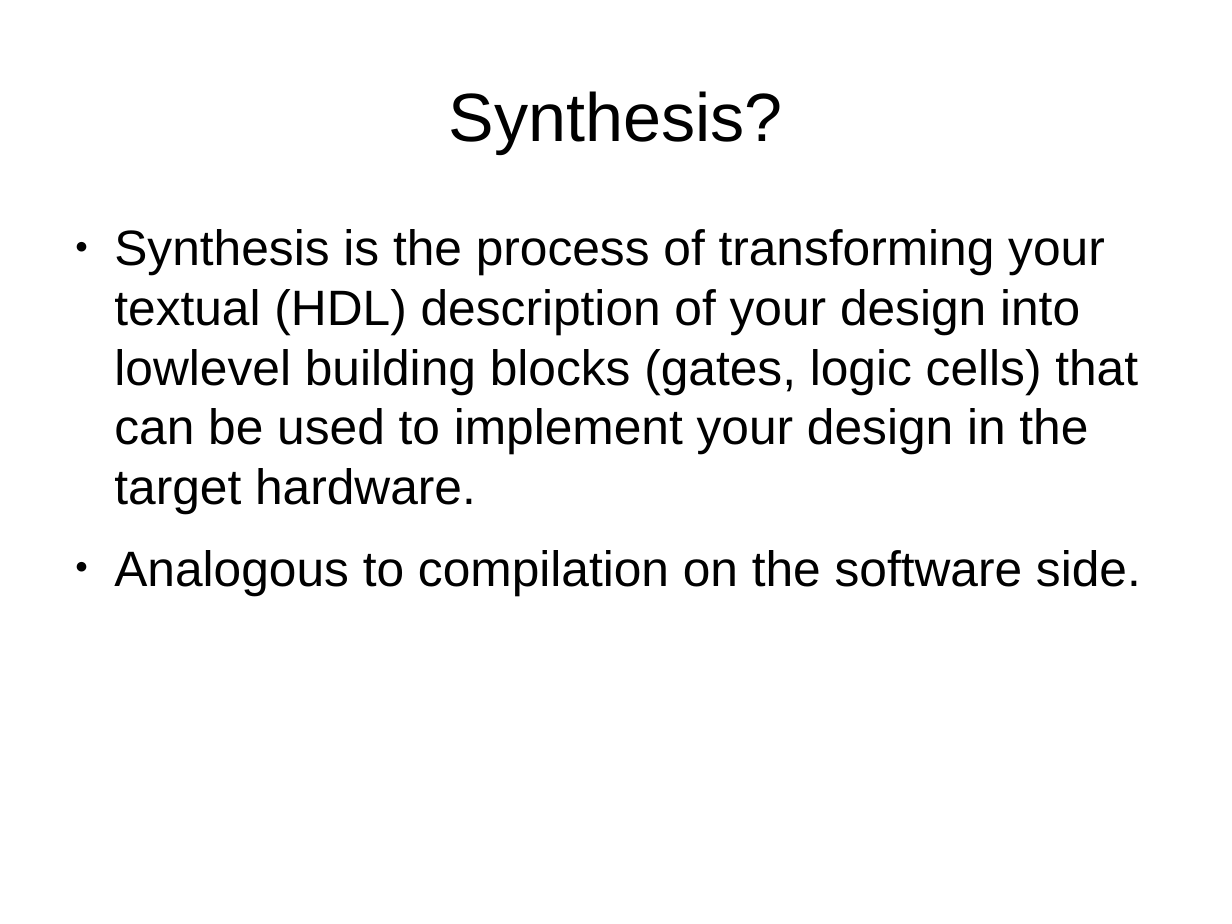
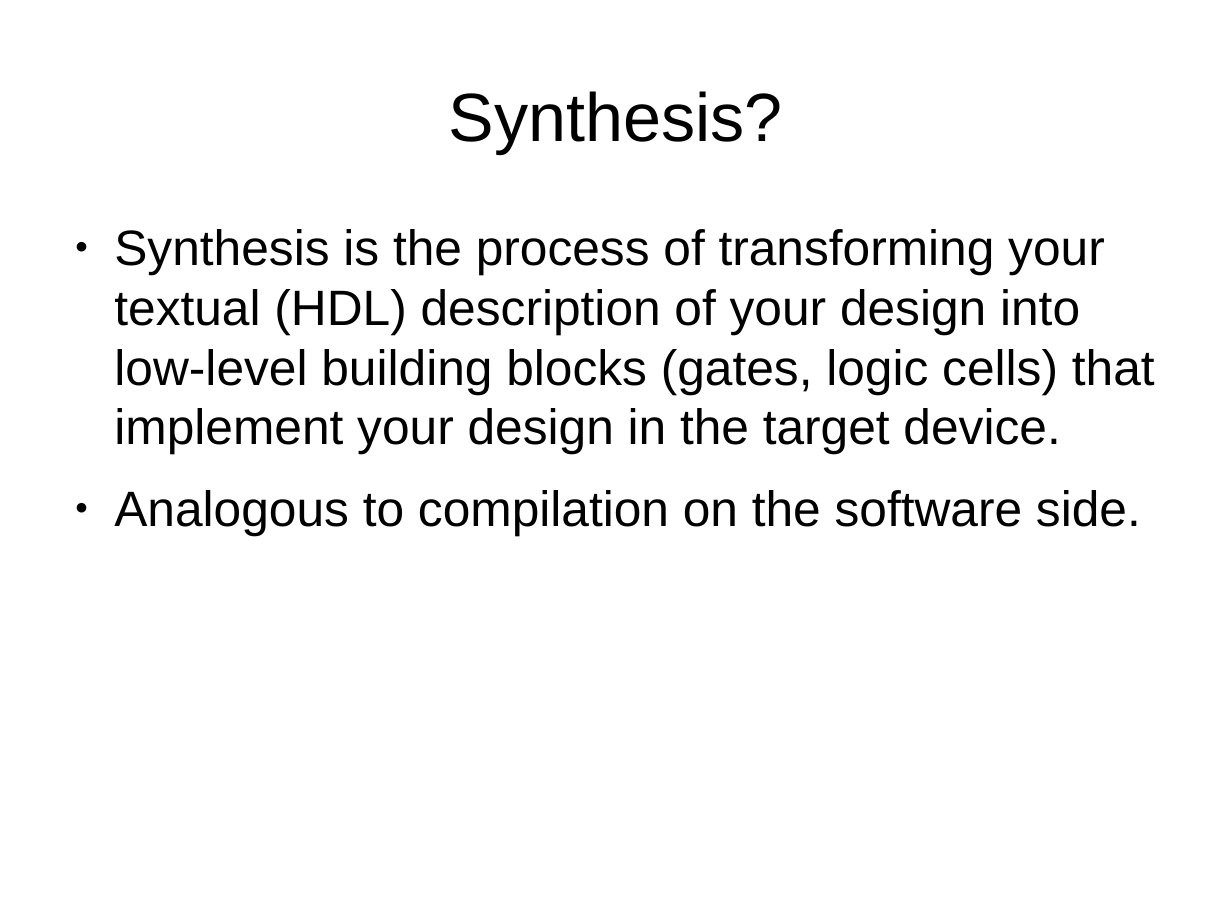
Before and after one commit to philtomson/fpga_pres, a slide deck: slide 19 of fpga_pres.odp (slide 17 before the commit). Drawn at 1232x924 pixels with LibreOffice and Linux fonts; fonts in the diff are those of the drawing. Boxes give left, top, right and bottom in pixels: in the first picture for what was removed or moved away, otherwise in the second. Text is boxed around its words. In the diff, an @@ line names an element or a change of style, - is before the commit and + after.

```diff
--- a/fpga_pres.odp
+++ b/fpga_pres.odp
@@ text at box(114, 229, 1155, 454): text changed @@
-● Synthesis is the process of transforming your textual (HDL) description of your design into lowlevel building blocks (gates, logic cells) that can be used to implement your design in the target hardware.
+● Synthesis is the process of transforming your textual (HDL) description of your design into low-level building blocks (gates, logic cells) that implement your design in the target device.
```
Also in this commit, not shown: 14 other slides changed, 8 slides added, 1 slide removed.
